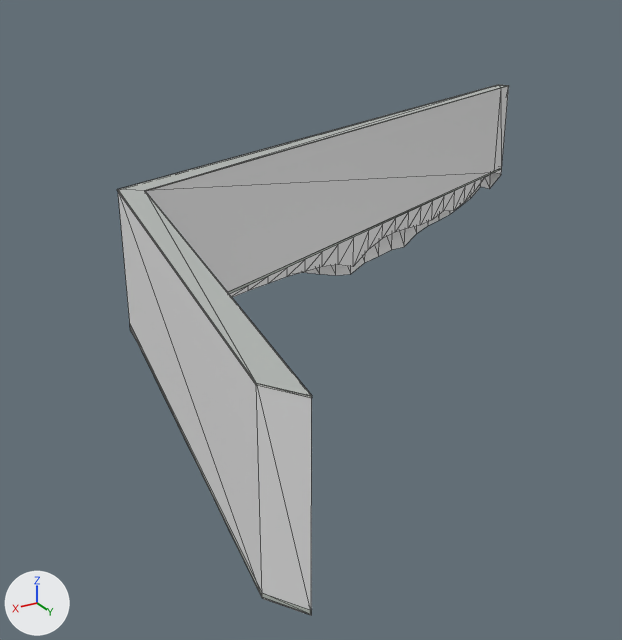
The glTF model public/models/buildings/osm-way-1132256480.glb, before and after one commit.
Both versions are drawn from a 50 mm lens placed at (61.5, 82.9, 37.1), pointed at (12.2, 0.8, -4.0). Arrows for +X, +Y and +Z are at lower left; the lights stay in place. The picture after the commit comes second. Mesh edges are drawn as thin lines. Where no turn or scale is listed for an object, it has been applied to the vertices. Vertices at exactly the same position are counted once.

The older version as bpy lines, for what is in view:
```python
ob_reality_1132256480_near_reality_aged_pale_plaster = bpy.data.objects.new('reality 1132256480 near reality aged pale plaster', me_reality_1132256480_near_reality_aged_pale_plaster)
ob_reality_1132256480_near_reality_aged_pale_plaster.location = (0.0, 0.0, 0.0)
ob_reality_1132256480_near_reality_flat_weathered_roof = bpy.data.objects.new('reality 1132256480 near reality flat weathered roof', me_reality_1132256480_near_reality_flat_weathered_roof)
ob_reality_1132256480_near_reality_flat_weathered_roof.location = (0.0, 0.0, 0.0)
ob_reality_1132256480_near_reality_pale_aluminum_sill = bpy.data.objects.new('reality 1132256480 near reality pale aluminum sill', me_reality_1132256480_near_reality_pale_aluminum_sill)
ob_reality_1132256480_near_reality_pale_aluminum_sill.location = (0.0, 0.0, 0.0)
# also in view: 'building foundation 1132256480' at (-3.5, 6.2, -3.5); 'reality 1132256480 near reality concrete plinth' at (-3.5, 6.2, 0.2)
```
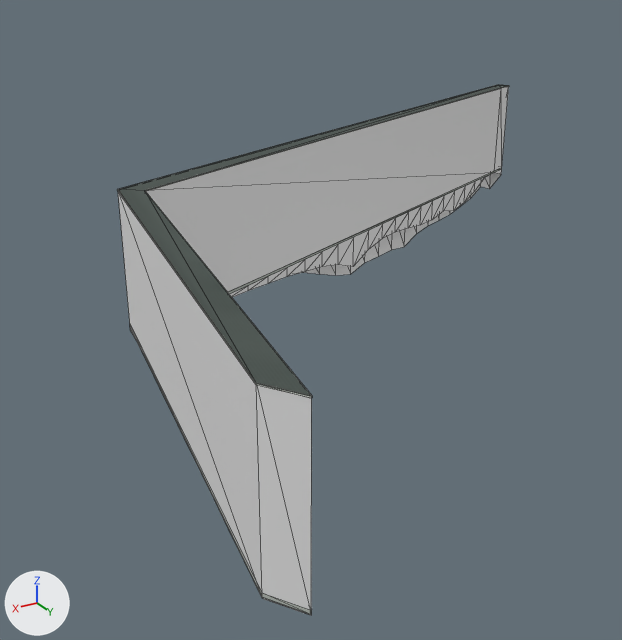
Patch to the scene script:
```diff
--- a/public/models/buildings/osm-way-1132256480.glb.py
+++ b/public/models/buildings/osm-way-1132256480.glb.py
@@ img_roof_color @@
+img_roof_color = load_image('roof-color', 'textures/1de3d7bb6546b7423004abcc0fb627c4d0c6ad03316b21d76a93f9bf4f470ca6.png', 256, 256, 'sRGB')
@@ mat_reality_flat_weathered_roof @@
 mat_reality_flat_weathered_roof = principled_material('reality flat weathered roof')
-mat_reality_flat_weathered_roof.base_color = (0.451, 0.475, 0.455)  # grey #b3b7b4
+mat_reality_flat_weathered_roof.texture = img_roof_color
 mat_reality_flat_weathered_roof.roughness = 0.83
@@ me_reality_1132256480_near_reality_pale_aluminum_sill @@
 # used by ob_reality_1132256480_near_reality_pale_aluminum_sill; location = (0.0, 0.0, 0.0)
-me_reality_1132256480_near_reality_pale_aluminum_sill.from_pydata(...)  # 28 vertices, 14 faces; spans x -49.2..42.2, y -35.3..47.7, z 14.9..15.0
+me_reality_1132256480_near_reality_pale_aluminum_sill.from_pydata(...)  # 35 vertices, 28 faces; spans x -49.2..42.2, y -35.3..47.7, z 14.9..15.0
+# me_reality_1132256480_near_reality_pale_aluminum_sill part 1
+# 13 faces are deleted
+# 7 vertices are added at x -49.2..42.2, y -35.3..47.7, z 15.0
+# 27 new faces join them
 me_reality_1132256480_near_reality_pale_aluminum_sill.materials.append(mat_reality_pale_aluminum_sill)
```

Changed parts and their boxes (x1, y1, x2, y2) in the pictures (622 x 640 px):
'reality 1132256480 near reality flat weathered roof', surface changed: (118, 85, 509, 396) in both
part 1 of me_reality_1132256480_near_reality_pale_aluminum_sill, reshaped: (117, 86, 508, 398) in both
